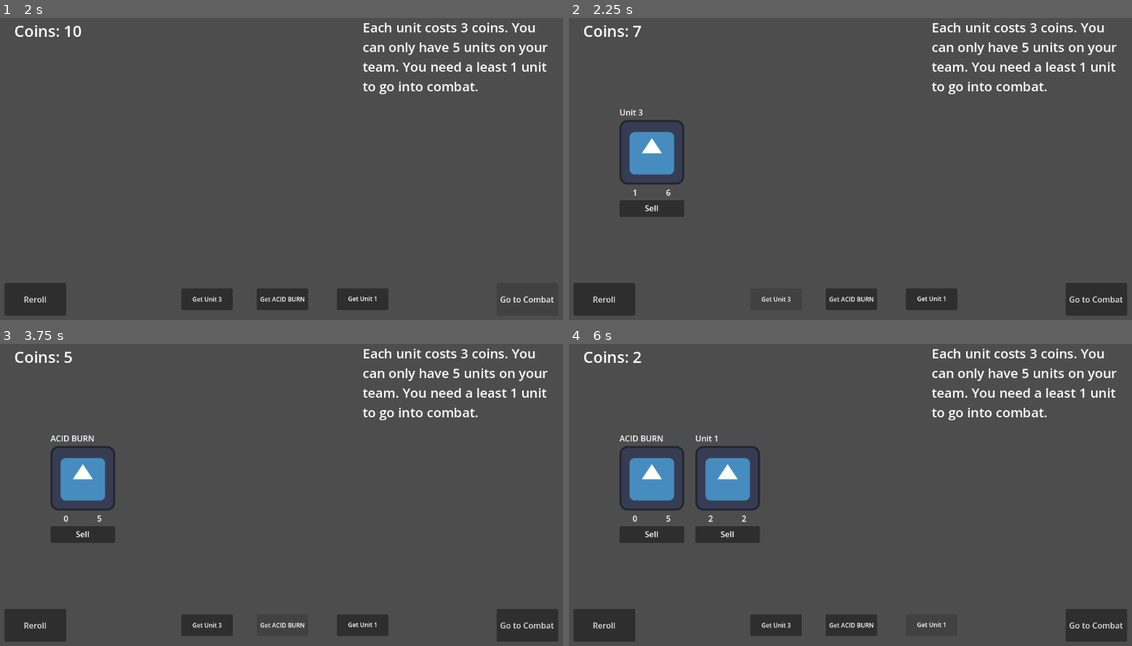
Above: before the commit, frames 1-4 (two rows, left to right).
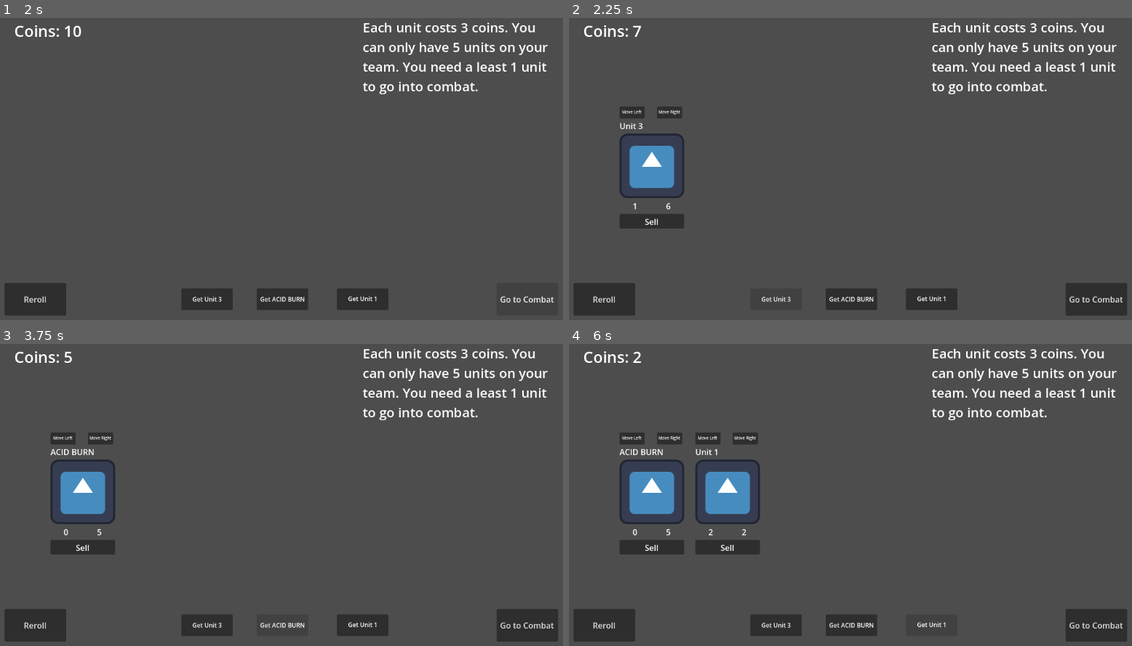
Above: after the commit, the same moments.

Repository: skeeeth/HACKER_AUTO_PETS
Game: Godot game, scene res://Scenes/ShopScene.tscn
Two runs of this game, one before a commit and one after it. Both use one fixed random seed, a clock stepped at 60 frames per second and the inputs below. The engine's default icon, where the game draws it, is replaced by a stand-in: a white triangle on a blue panel in a dark square.
Inputs (mouse positions are in pixels of both pictures, inside the frame that each line leads up to):
- Up to frame 1 (2 s): click "Go to Combat" at 0.5 s; click "Go to Combat" at 1.25 s
- Up to frame 2 (2.25 s): click "Get Unit 3" at 2 s
- Up to frame 3 (3.75 s): click "Sell" at 2.75 s; click "Get ACID BURN" at 3.5 s
- Up to frame 4 (6 s): click (630, 437) at 4.25 s, where only the run after the commit has a clickable "Move Left"; click (670, 437) at 5 s, where only the run after the commit has a clickable "Move Right"; click "Get Unit 1" at 5.75 s

Frame 1 is identical in both runs. In frame 2, 2.5% of the frame differs, in the area x 9-21%, y 29-70%; in frame 3, 2.6%; in frame 4, 5.1%, in the area x 8-34%, y 29-70%.

Commit message:
Added unit swapping
Allows players to swap the position of units in the list.

Diff:
--- a/Scenes/CombatUnitControlScene.tscn
+++ b/Scenes/CombatUnitControlScene.tscn
@@ -3,21 +3,59 @@
 [ext_resource type="Script" uid="uid://bdw1rjisijbug" path="res://Scripts/combat_class_control.gd" id="1_e2tyl"]
 [ext_resource type="Texture2D" uid="uid://d04pyr2iaplbn" path="res://icon.svg" id="2_p5t4v"]
 
+[sub_resource type="LabelSettings" id="LabelSettings_e2tyl"]
+font_size = 8
+
 [node name="Control" type="Control" unique_id=1160461755 node_paths=PackedStringArray("damage_label", "health_label", "name_label")]
 layout_mode = 3
 anchors_preset = 0
 offset_right = 128.0
-offset_bottom = 160.0
+offset_bottom = 246.0
 script = ExtResource("1_e2tyl")
 damage_label = NodePath("VBoxContainer/HBoxContainer/Damage")
 health_label = NodePath("VBoxContainer/HBoxContainer/Health")
 name_label = NodePath("VBoxContainer/Name")
 
+[node name="MoveLeft" type="Button" parent="." unique_id=1347343440]
+layout_mode = 0
+offset_top = -1.0
+offset_right = 50.0
+offset_bottom = 23.0
+
+[node name="Label" type="Label" parent="MoveLeft" unique_id=312008566]
+layout_mode = 0
+offset_right = 50.0
+offset_bottom = 23.0
+text = "Move Left"
+label_settings = SubResource("LabelSettings_e2tyl")
+horizontal_alignment = 1
+vertical_alignment = 1
+
+[node name="MoveRight" type="Button" parent="." unique_id=1208022678]
+layout_mode = 0
+offset_left = 74.0
+offset_top = -1.0
+offset_right = 124.0
+offset_bottom = 23.0
+
+[node name="Label" type="Label" parent="MoveRight" unique_id=127537799]
+layout_mode = 0
+offset_right = 50.0
+offset_bottom = 23.0
+text = "Move Right"
+label_settings = SubResource("LabelSettings_e2tyl")
+horizontal_alignment = 1
+vertical_alignment = 1
+
 [node name="VBoxContainer" type="VBoxContainer" parent="." unique_id=803165111]
 layout_mode = 0
-offset_top = -1.0
+offset_top = 22.0
 offset_right = 128.0
-offset_bottom = 218.0
+offset_bottom = 241.0
+mouse_filter = 2
+
+[node name="HBoxContainer2" type="HBoxContainer" parent="VBoxContainer" unique_id=1002196207]
+layout_mode = 2
 
 [node name="Name" type="Label" parent="VBoxContainer" unique_id=14710546]
 layout_mode = 2
@@ -54,4 +92,6 @@
 horizontal_alignment = 1
 vertical_alignment = 1
 
+[connection signal="pressed" from="MoveLeft" to="." method="_on_move_left_pressed"]
+[connection signal="pressed" from="MoveRight" to="." method="_on_move_right_pressed"]
 [connection signal="pressed" from="VBoxContainer/Button" to="." method="_on_sell_button_pressed"]
--- a/Scripts/combat_class_control.gd
+++ b/Scripts/combat_class_control.gd
@@ -8,6 +8,8 @@
 @export var name_label : Label
 @export var shop_manager : ShopManager
 
+@export var object_index : int
+var moved_position : bool
 var effect : EffectData
 var unit_data : UnitData
 
@@ -30,15 +32,29 @@
 
 
 ## This sets up the unit data for the unit
-func dress(data:UnitData):
+func dress(data : UnitData, index : int):
 	attack = data.attack
 	health = data.health
 	name_label.text = data.unit_name
 	effect = data.effect
 	unit_data = data
+	object_index = index
 
 
 func _on_sell_button_pressed() -> void:
 	PlayerUnitsContainer.remove_unit_from_list(unit_data)
 	sell_unit.emit()
 	queue_free()
+
+
+func _on_move_left_pressed() -> void:
+	moved_position = PlayerUnitsContainer.move_unit_in_list(object_index, -1)
+
+	if moved_position == true:
+		object_index -= 1
+
+func _on_move_right_pressed() -> void:
+	moved_position = PlayerUnitsContainer.move_unit_in_list(object_index, 1)
+
+	if moved_position == true:
+		object_index += 1
--- a/Scripts/player_units_container.gd
+++ b/Scripts/player_units_container.gd
@@ -8,3 +8,21 @@
 
 func remove_unit_from_list(unit : UnitData) -> void:
 	ally_unit_list.erase(unit)
+
+func move_unit_in_list(index : int, direction : int) -> bool:
+	var moving_unit = ally_unit_list[index]
+
+	if direction == -1:
+		if index != 0:
+			ally_unit_list[index] = ally_unit_list[index - 1]
+			ally_unit_list[index - 1] = moving_unit
+			return true
+		else:
+			return false
+	else:
+		if index != ally_unit_list.size() - 1:
+			ally_unit_list[index] = ally_unit_list[index + 1]
+			ally_unit_list[index + 1] = moving_unit
+			return true
+		else:
+			return false
--- a/Scripts/shop_scene.gd
+++ b/Scripts/shop_scene.gd
@@ -14,6 +14,8 @@
 var base_coin_text : String
 
 var player_stack : Array[CombatUnitControl]
+
+var list_index : int = 0
 
 func _ready() -> void:
 	base_coin_text = coin_text_node.text
@@ -33,8 +35,15 @@
 ## This function calls the _add_to_stack function
 ## for each unit in the PlayerUnitsContainer class
 func _add_all_to_stack() -> void:
+
 	for data in PlayerUnitsContainer.ally_unit_list:
-		_add_to_stack(data)
+		var new_unit : CombatUnitControl
+		new_unit = UNIT_CONTROL_SCENE.instantiate()
+		new_unit.dress(data, list_index)
+		get_tree().get_root().get_node("ShopScene/UnitHolder").add_child(new_unit)
+		player_stack.append(new_unit)
+		list_index += 1
+	list_index = 0
 
 ## This function creates a new CombatUnit scene
 ## and spawns it into the level. Then, it sets the data perameter
@@ -42,7 +51,7 @@
 func _create_unit(data:UnitData) -> CombatUnitControl:
 	var new_unit : CombatUnitControl
 	new_unit = UNIT_CONTROL_SCENE.instantiate()
-	new_unit.dress(data)
+	new_unit.dress(data, PlayerUnitsContainer.ally_unit_list.size() - 1)
 	get_tree().get_root().get_node("ShopScene/UnitHolder").add_child(new_unit)
 	return new_unit
 
